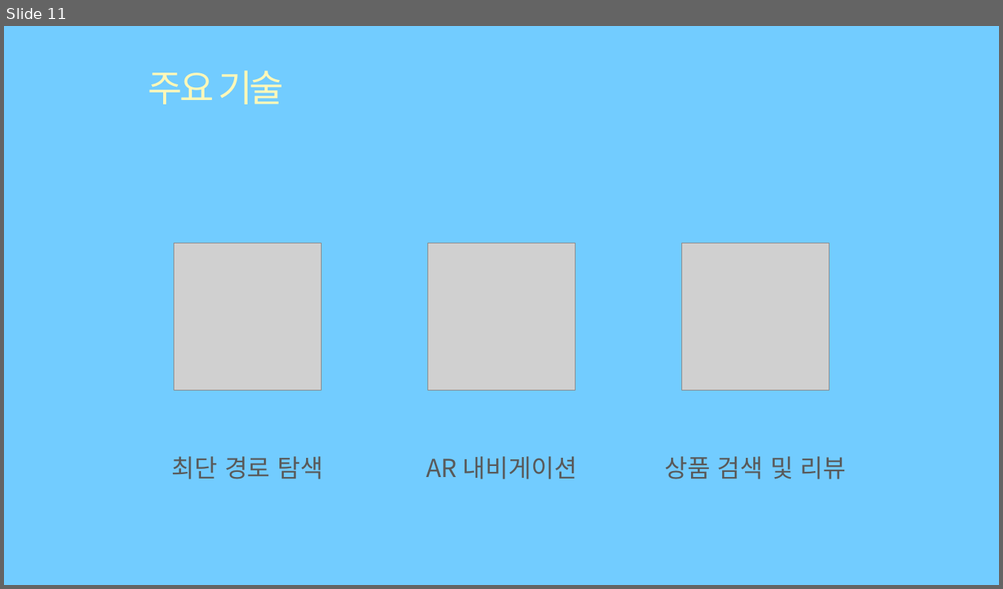
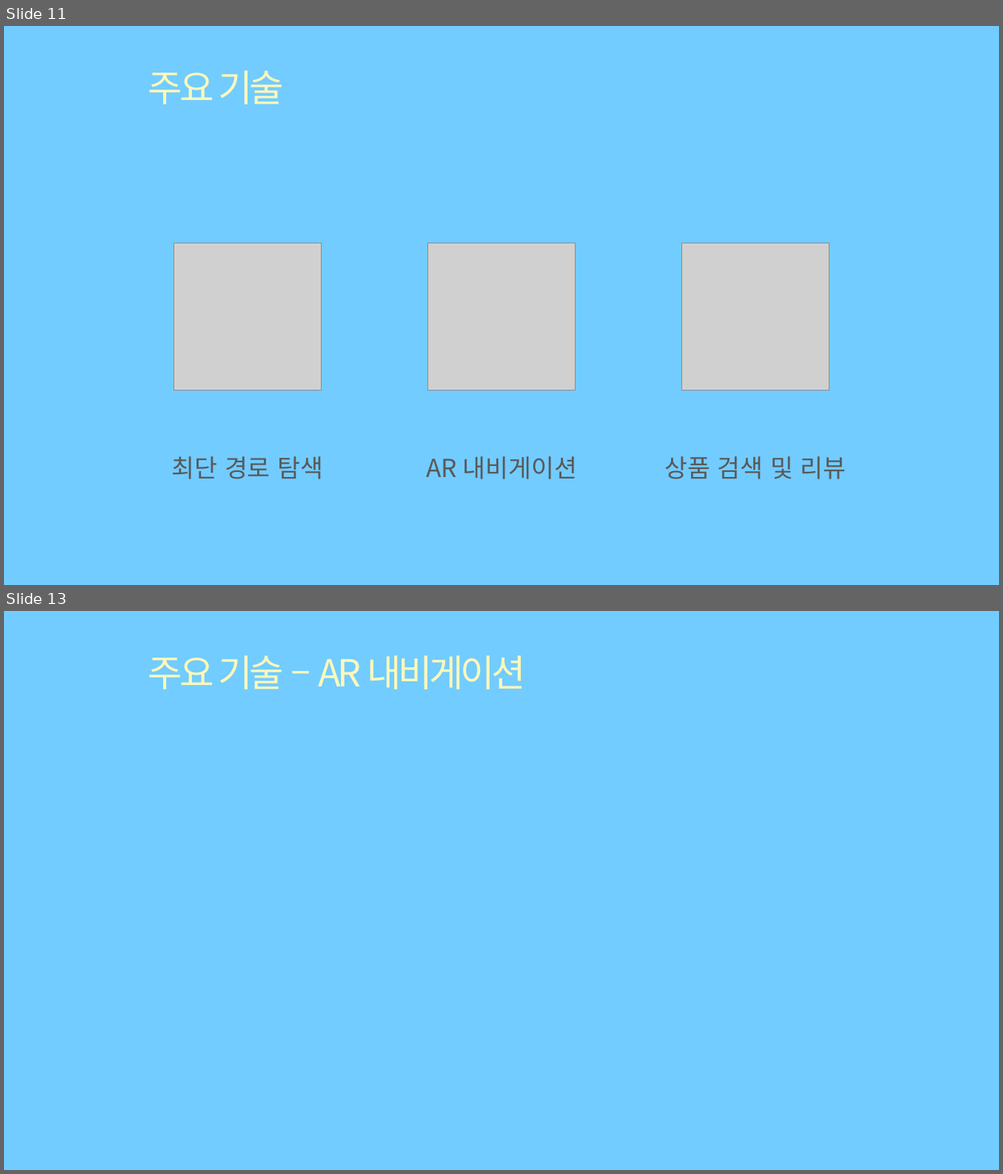
Before and after one commit to eunbicho/mmARt, a slide deck: A405최종발표.pptx. Shown one above the other, each under a label of ours: slide 11 before the commit, slides 11 and 13 after it; the slides between them are not shown. The pictures are 1003x589 and 1003x1174 pixels, drawn with LibreOffice and Linux fonts; fonts in the diff are those of the drawing; grey boxes stand for pictures; background and template pictures are left out. Boxes give left, top, right and bottom in pixels: in the first picture for what was removed or moved away, otherwise in the second. Text is boxed around its words. In the diff, an @@ line names an element or a change of style, - is before the commit and + after.

```diff
--- a/A405최종발표.pptx
+++ b/A405최종발표.pptx
@@ slide 13 added at <box>4,611,999,1170</box>, background #72CCFF @@
@@ title added at <box>148,655,526,689</box>, 36 pt, text #FFF8B8 @@
+주요 기술 – AR 내비게이션
```
Also in this commit, not shown: 6 slides changed, 4 other slides added, 3 slides removed.
